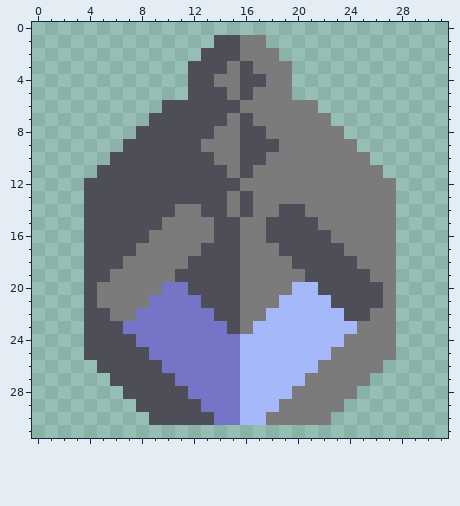
Pixel-art sprite -- sprites/blocks/distribution/tiny-md.png. The first picture shows the starting point.
The file is 32x32 pixels.
After:
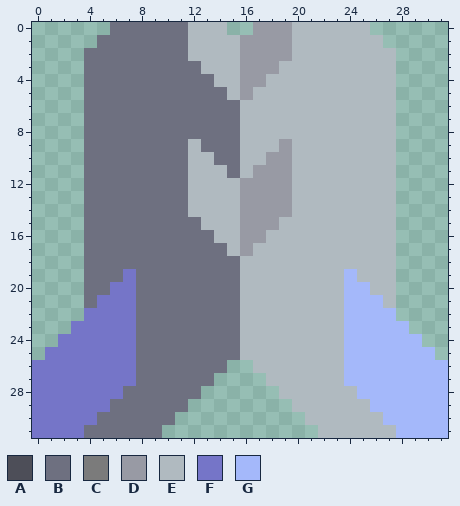
Palette (. is transparent): A #4d4e58  B #6e7080  C #7b7b7b  D #989aa4  E #b0bac0  F #7575c8  G #a4b8fa
Edits made:
Changed rows in their new state; - is an unchanged pixel.
first column x 0:
 0 ------BBBBBBEEE--DDDEEEEEE------
 1 -----BBBBBBBEEEEDDDDEEEEEEE-----
 2 ----BBBBBBBBEEEEDDDDEEEEEEEE----
 3 ----BBBBBBBBBEEEDDDEEEEEEEEE----
 4 ----BBBBBBBBBBEEDDEEEEEEEEEE----
 5 ----BBBBBBBBBBBEDEEEEEEEEEEE----
 6 ----BBBBBBBBBBBBEEEEEEEEEEEE----
 7 ----BBBBBBBBBBBBEEEEEEEEEEEE----
 8 ----BBBBBBBBBBBBEEEEEEEEEEEE----
 9 ----BBBBBBBBEBBBEEEDEEEEEEEE----
10 ----BBBBBBBBEEBBEEDDEEEEEEEE----
11 ----BBBBBBBBEEEBEDDDEEEEEEEE----
12 ----BBBBBBBBEEEEDDDDEEEEEEEE----
13 ----BBBBBBBBEEEEDDDDEEEEEEEE----
14 ----BBBBBBBBEEEEDDDDEEEEEEEE----
15 ----BBBBBBBBBEEEDDDEEEEEEEEE----
16 ----BBBBBBBBBBEEDDEEEEEEEEEE----
17 ----BBBBBBBBBBBEDEEEEEEEEEEE----
18 ----BBBBBBBBBBBBEEEEEEEEEEEE----
19 ----BBBFBBBBBBBBEEEEEEEEGEEE----
20 ----BBFFBBBBBBBBEEEEEEEEGGEE----
21 ----BFFFBBBBBBBBEEEEEEEEGGGE----
22 ----FFFFBBBBBBBBEEEEEEEEGGGG----
23 ---FFFF-BBBBBBBBEEEEEEEE-GGGG---
24 --FFFFFFBBBBBBBBEEEEEEEEGGGGGG--
25 -FFFFFFFBBBBBBBBEEEEEEEEGGGGGGG-
26 FFFFFFFFBBBBBBB..EEEEEEEGGGGGGGG
27 FFFFFFFFBBBBBB....EEEEEEGGGGGGGG
28 FFFFFFFBBBBBB......EEEEEEGGGGGGG
29 FFFFFFBBBBBB........EEEEEEGGGGGG
30 FFFFFBBBBBB..........EEEEEEGGGGG
31 FFFFBBBBBB------------EEEEEEGGGG
